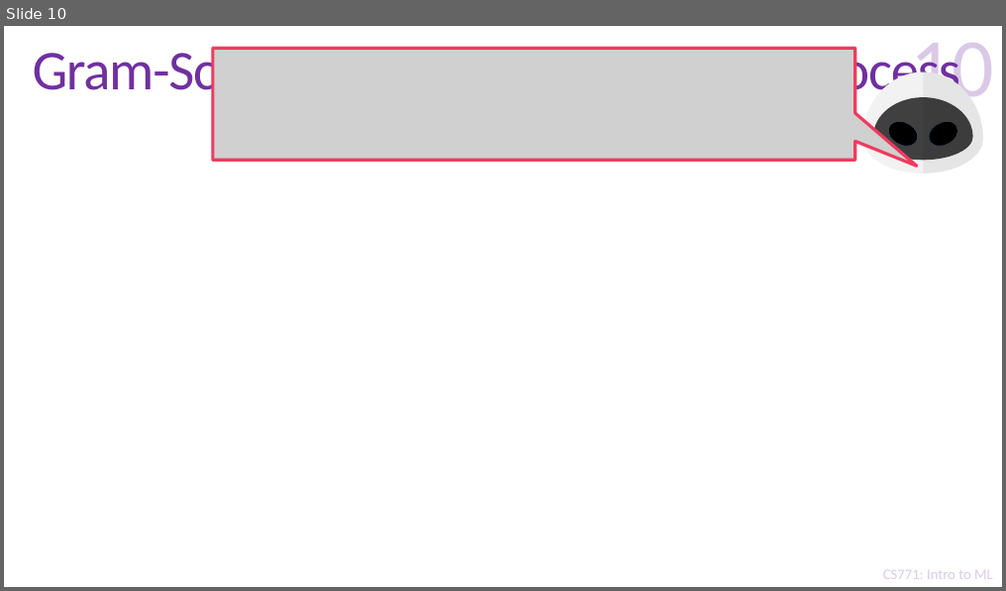
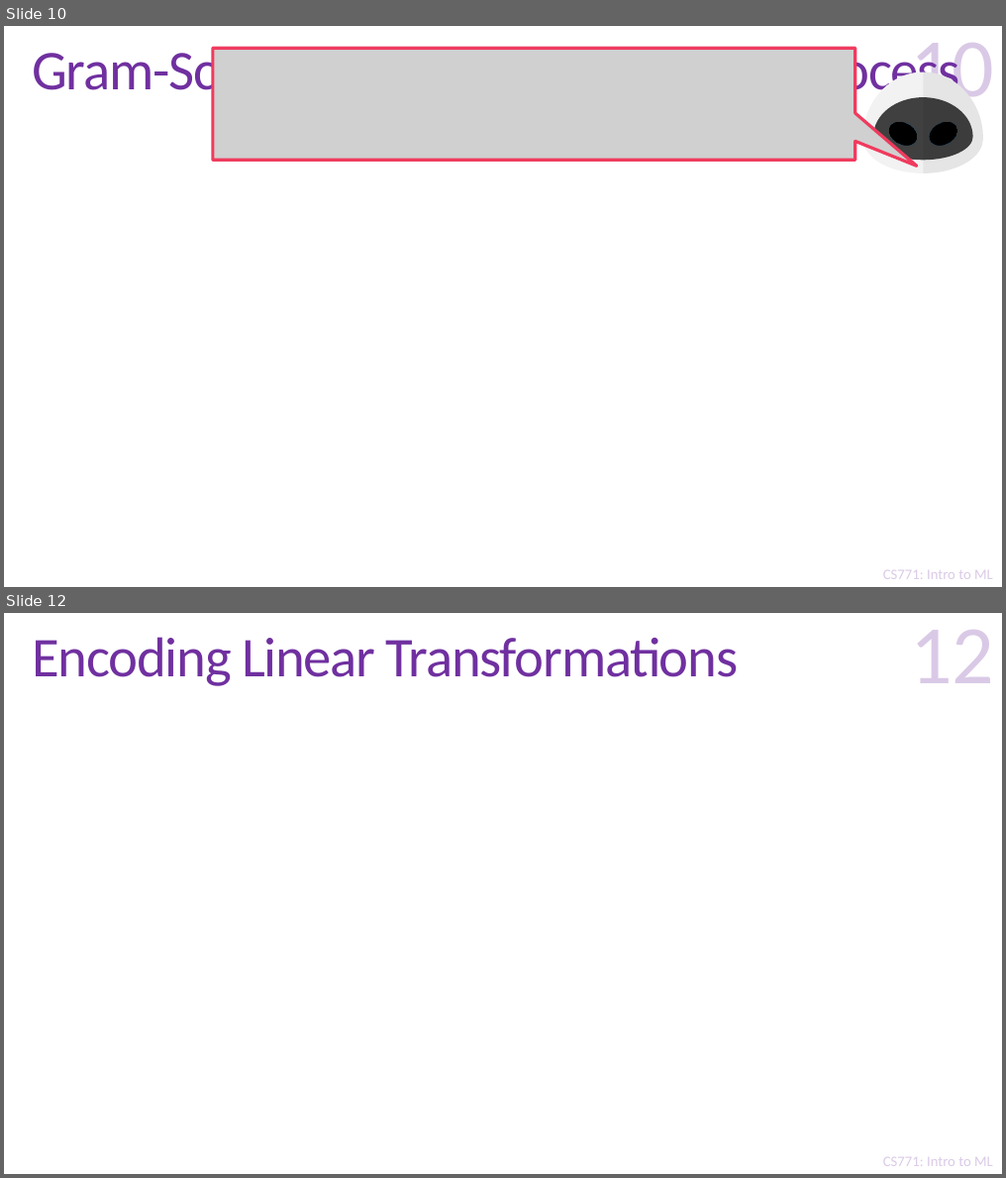
Before and after one commit to purushottamkar/ml19-20w, a slide deck: lecture_slides/16_Linear Algebra Refresher.pptx. Shown one above the other, each under a label of ours: slide 10 before the commit, slides 10 and 12 after it; the slides between them are not shown. The pictures are 1006x591 and 1006x1178 pixels, drawn with LibreOffice and Linux fonts; fonts in the diff are those of the drawing; grey boxes stand for pictures; background and template pictures are left out. Boxes give left, top, right and bottom in pixels: in the first picture for what was removed or moved away, otherwise in the second. Text is boxed around its words. In the diff, an @@ line names an element or a change of style, - is before the commit and + after.

```diff
--- a/lecture_slides/16_Linear Algebra Refresher.pptx
+++ b/lecture_slides/16_Linear Algebra Refresher.pptx
@@ slide 12 added at (x1=4, y1=613, x2=1002, y2=1174), background #FFFFFF; not listed: 2 template elements that a slide beside it also shows @@
@@ title added at (x1=33, y1=637, x2=738, y2=686), 54 pt, text #7030A0 @@
+Encoding Linear Transformations
@@ page number added at (x1=910, y1=630, x2=994, y2=683), 80 pt, text #7030A0 at 25% opacity @@
+12
```
Also in this commit, not shown: 17 other slides added.
